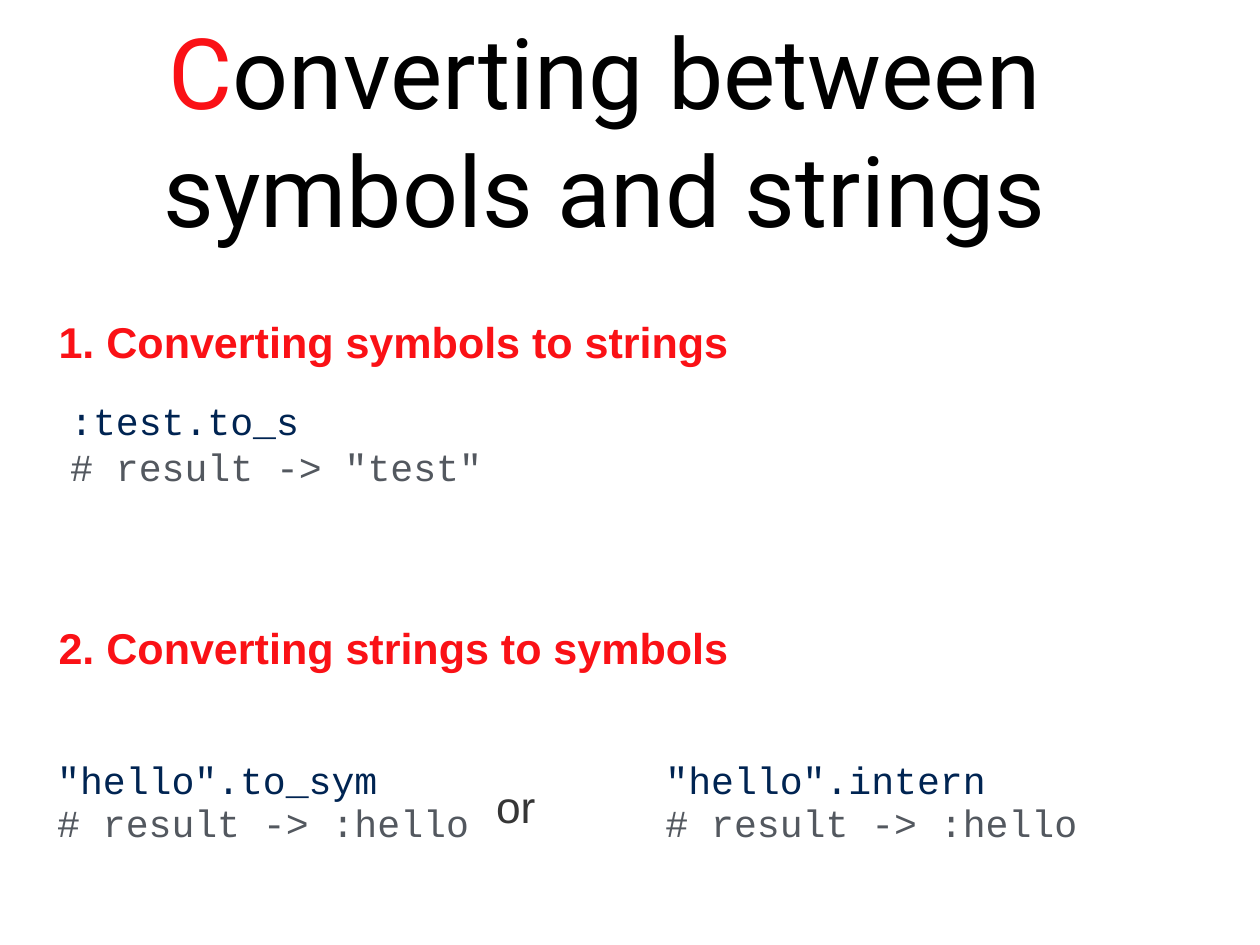
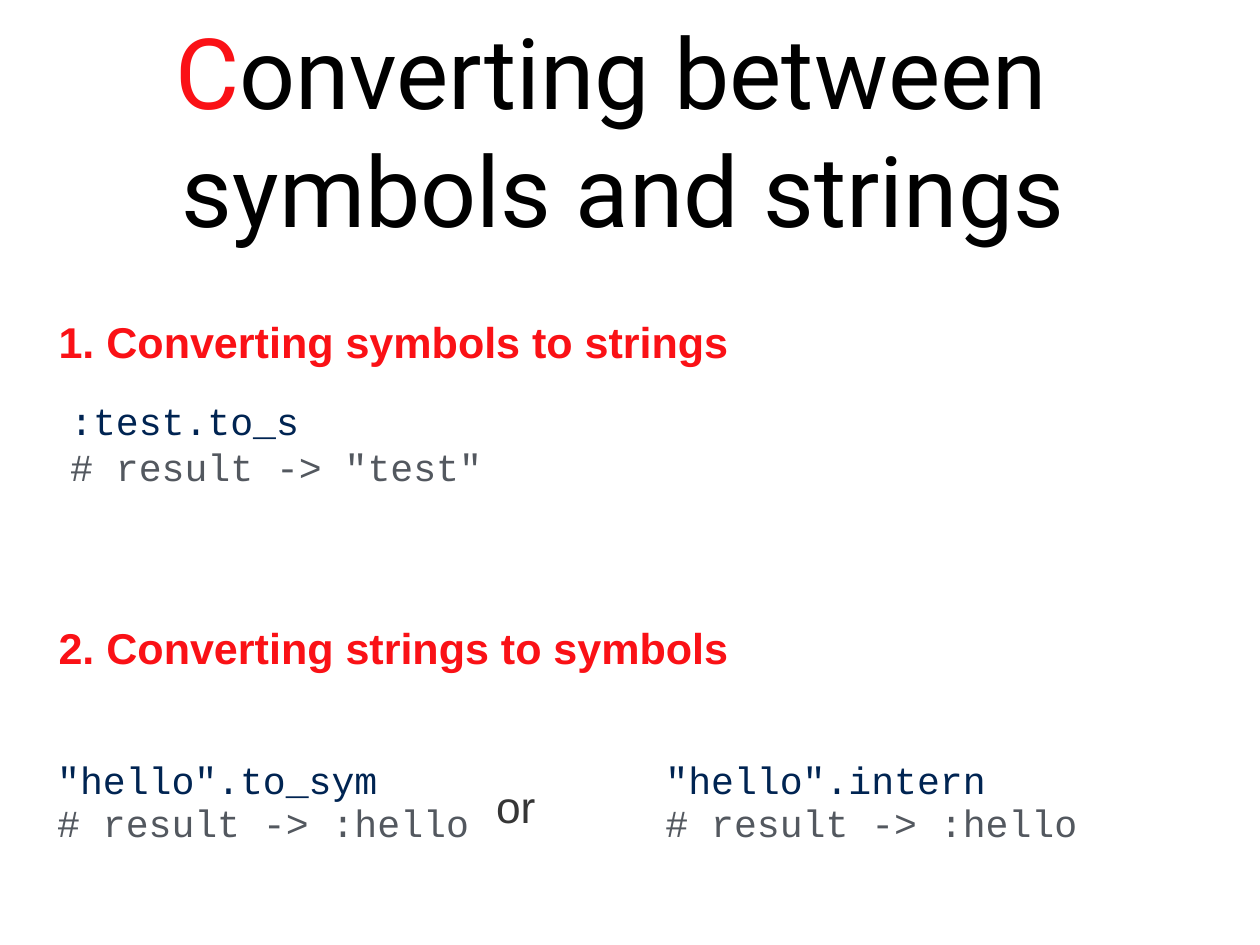
Before and after one commit to stephlaf/P4E, a slide deck: slide 5 of Presentations/Presentations Power Point/06_hashes_and_symbols.pptx. Drawn at 1260x945 pixels with LibreOffice and Linux fonts; fonts in the diff are those of the drawing. Boxes give left, top, right and bottom in pixels: in the first picture for what was removed or moved away, otherwise in the second. Text is boxed around its words. In the diff, an @@ line names an element or a change of style, - is before the commit and + after.

```diff
--- a/Presentations/Presentations Power Point/06_hashes_and_symbols.pptx
+++ b/Presentations/Presentations Power Point/06_hashes_and_symbols.pptx
@@ text at [175,35,1065,248]: text changed @@
-Converting between symbols and strings
+Converting between
+symbols and strings
```
Also in this commit, not shown: 2 other slides changed, 1 other file.
